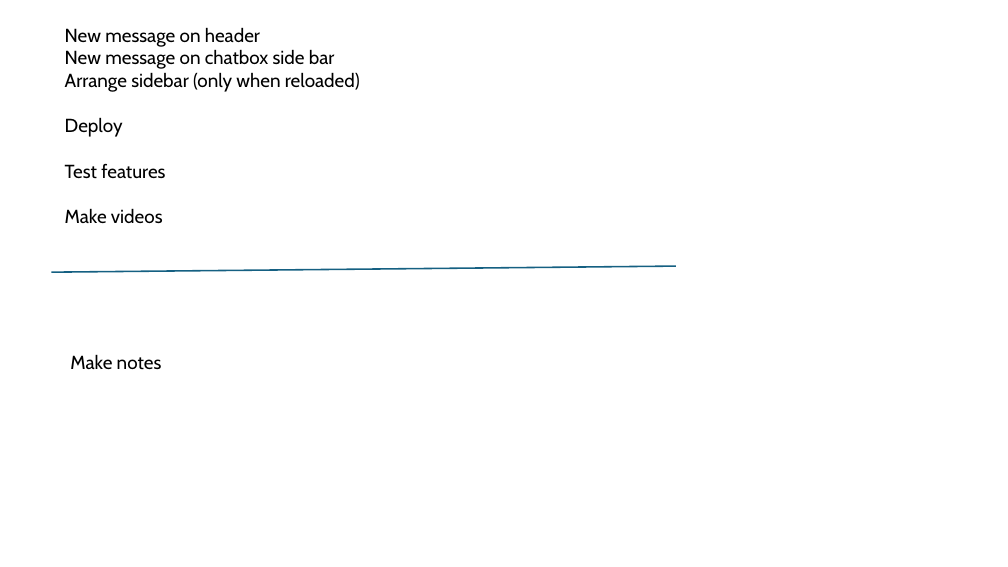
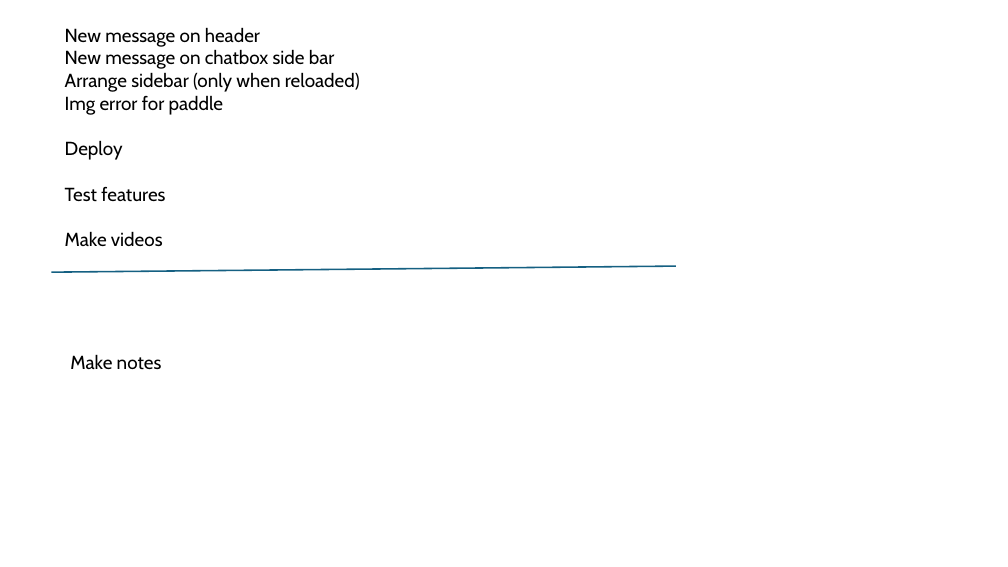
Before and after one commit to wengti/pickaboru, a slide deck: slide 3 of draft.pptx. Drawn at 1008x567 pixels with LibreOffice and Linux fonts; fonts in the diff are those of the drawing. Boxes give left, top, right and bottom in pixels: in the first picture for what was removed or moved away, otherwise in the second. Text is boxed around its words. In the diff, an @@ line names an element or a change of style, - is before the commit and + after.

```diff
--- a/draft.pptx
+++ b/draft.pptx
@@ text at (65,95,224,115): paragraph added @@
+Img error for paddle
```
Also in this commit, not shown: 10 other files.
